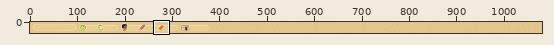
Pixel-art file: Pixel Art/UI/Top Bar UI.ase. The picture above shows the old version from afar; the outline marks the close-up.
Close-up. Before:
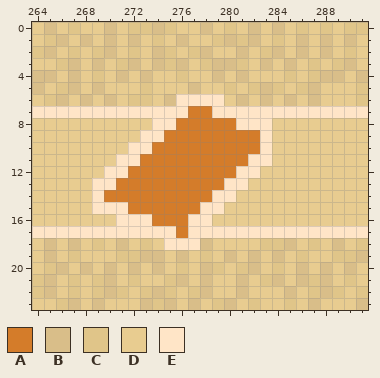
1080x24 pixels, 1 frame. Colours within 5 levels of each other are drawn and written as one. Shown: x 264..291, y 0..23.
Visible layers, top first: "Symbols", "Ramme", "BG".
Palette (. is transparent): A #d47c2a  B #d9be89  C #e0c589  D #e8cc90  E #ffe5c7
Pixels before, first column x 264:
 0 DBDCDDBDCCBCDDBDCDBDBDCDCDCC
 1 DCBDBDBDBDCDBDDCBCBDCDBDBDBD
 2 CBDCDCBDCDBCDCBDDBDCBDBDBDCD
 3 DDCBDBDCBDBCBDCBBCDBDBDCDCBD
 4 BBDBDCDBDBDDCDDBDBDDDCDCBBDB
 5 BDCBDBDDDCDDDBDDCDCBCDCBDDDC
 6 DCBDBDBDCCDBEEEEDBDBDBDBDDDC
 7 EEEEEEEEEEEEEAAEEEEEEEEEEEEE
 8 DDDDDDDDDDEEAAAAAEEEDDDDDDDD
 9 DDDDDDDDDEEAAAAAAAAEDDDDDDDD
10 DDDDDDDDEEAAAAAAAAAEDDDDDDDD
11 DDDDDDDEEAAAAAAAAAEEDDDDDDDD
12 DDDDDDEEAAAAAAAAAEEDDDDDDDDD
13 DDDDDEEAAAAAAAAAEEDDDDDDDDDD
14 DDDDDEAAAAAAAAAEEDDDDDDDDDDD
15 DDDDDEEEAAAAAAEEDDDDDDDDDDDD
16 DDDDDDDEEEAAAEEDDDDDDDDDDDDD
17 EEEEEEEEEEEEAEEEEEEEEEEEEEEE
18 DBDBDCDBDCDEEEBDDDDCCBDCDBDC
19 DBDCDDDCCBBDBDCDBDBDBDCDDCCB
20 DCBDBDBDBDBDCDBCDCBDCDBDBDBD
21 CBDCDCBDCDDCBDBDDBDCBDBCBDCD
22 CBDCDCBCDCBCDCBDDBDDDBDCBCDC
23 DDCBDBDDDBCBDBDCBDCDDCDBDDDB
After:
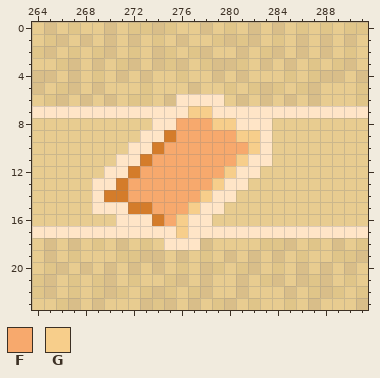
Colours new in this view: F #f7a96d  G #f7ce8b
The edit:
Layer "Symbols":
The author changed colour A to colour F in row 8 at x 276 to 278; in row 9 at x 276 to 280; in row 10 at x 275 to 281; in row 11 at x 274 to 280; in row 12 at x 273 to 279; in row 13 at x 272 to 278.
The author changed colour A to colour F in row 14 at x 272 to 277; in row 15 at x 274 to 276; in row 16 at x 275.
The author changed colour A to colour G in row 7 at x 277 to 278; in row 8 at x 279 to 280; in row 9 at x 281 to 282; in row 10 at x 282; in row 11 at x 281; in row 12 at x 280.
The author changed colour A to colour G in row 13 at x 279; in row 14 at x 278; in row 15 at x 277; in rows 16 to 17 at x 276.
Boxes around the changes in both close-ups, in picture pixels (x1, y1, x2, y2):
changed: (128, 106, 260, 238)
